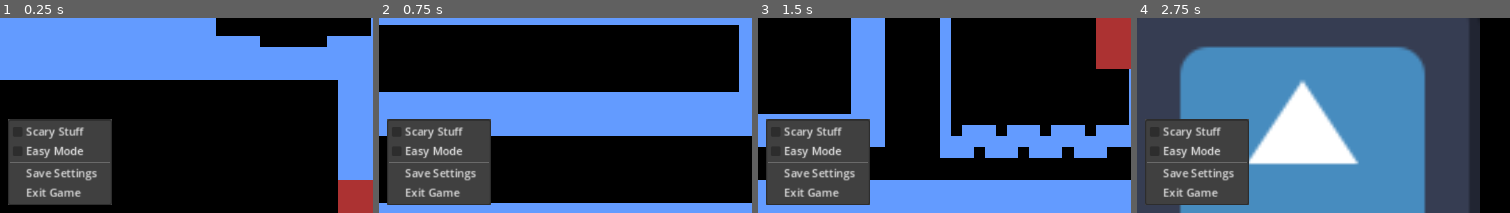
Above: before the commit, frames 1-4 (left to right).
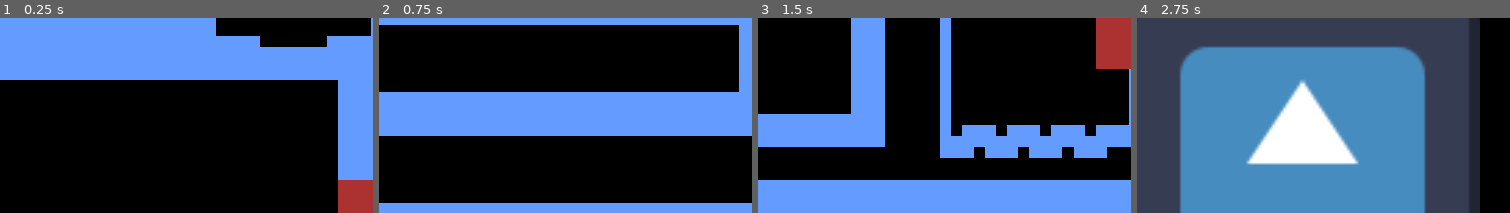
Above: after the commit, the same moments.

Repository: kirby-b/Mouse-Maze-Godot
Game: Godot game, scene res://scenes/lvl_1.tscn
The game is run twice, just before and just after one commit, with the same random seed, the same clock (stepped at 60 frames per second) and the same inputs. The engine's default icon, where the game draws it, is replaced by a stand-in: a white triangle on a blue panel in a dark square.
Inputs (mouse positions are % of the whole screen's width and height, from its top left):
- Up to frame 1 (0.25 s): no input
- Up to frame 2 (0.75 s): tap Enter at 0.5 s; move the mouse to (93, 69) at 0.52 s
- Up to frame 3 (1.5 s): tap Space at 1.25 s; move the mouse to (8, 13) at 1.27 s
- Up to frame 4 (2.75 s): tap Enter at 2 s; move the mouse to (79, 47) at 2.02 s
The pictures show only the part of the screen within x 43-93%, y 17-67%; the shares and areas given below are measured in that part.

The runs differ from the first frame. In frame 1, 12% of the frame differs, in the area x 2-31%, y 51-96%; in frame 2, 12%; in frame 3, 12%; in frame 4, 9.4%.

Commit message:
Update Settings.gd

Diff:
--- a/scripts/Settings.gd
+++ b/scripts/Settings.gd
@@ -1,6 +1,9 @@
 extends PopupMenu
 
 var showing = false
+
+func _ready():
+	hide()
 
 func _process(_delta):
 	if Input.is_action_just_pressed("ui_cancel") and showing == false:
